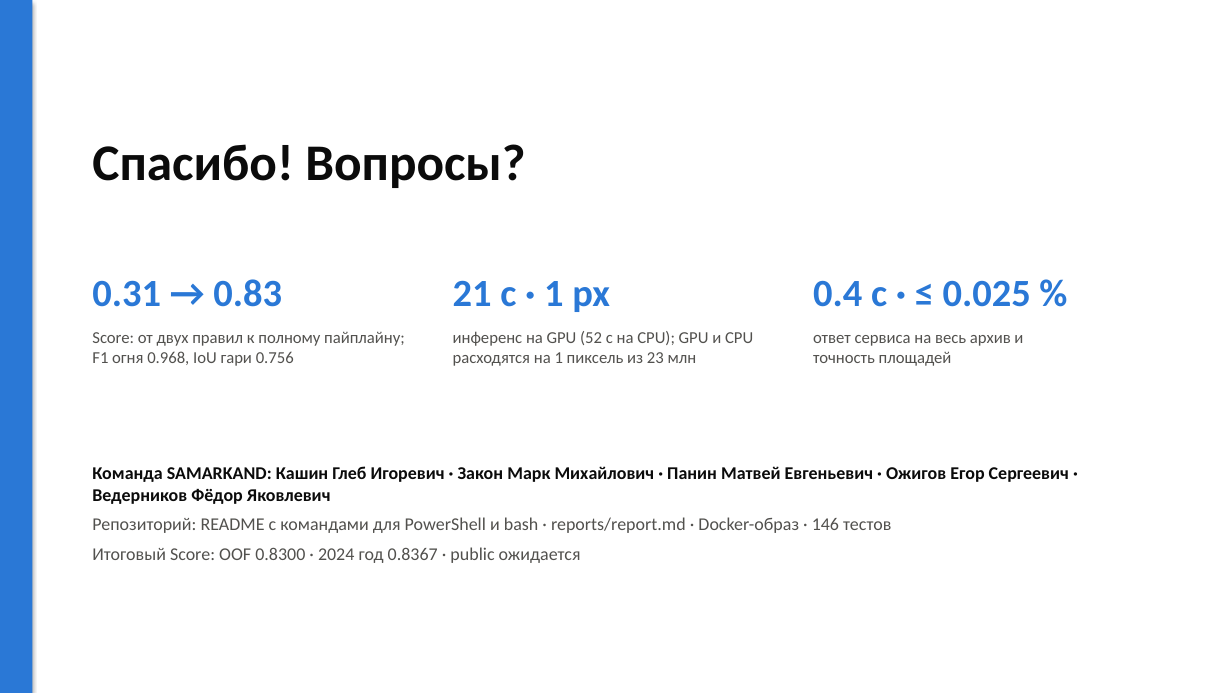
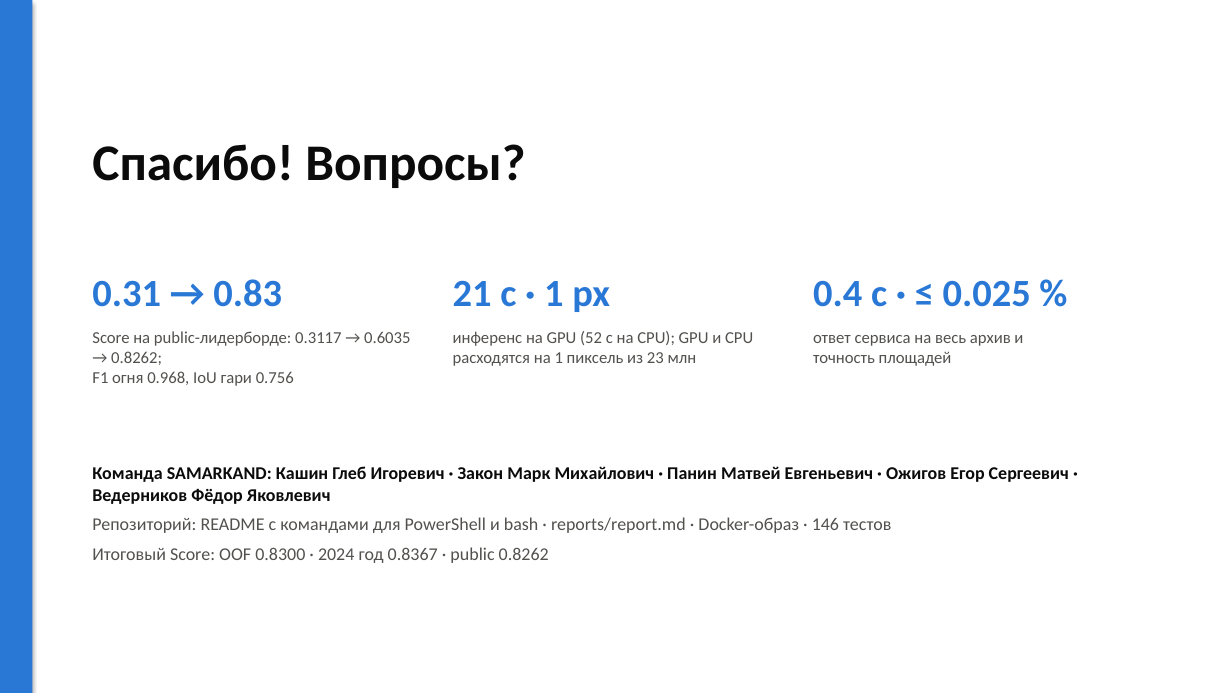
Before and after one commit to shttrkk/kosmowinsamarkand, a slide deck: slide 12 of presentation/deck.pptx. Drawn at 1232x693 pixels with LibreOffice and Linux fonts; fonts in the diff are those of the drawing. Boxes give left, top, right and bottom in pixels: in the first picture for what was removed or moved away, otherwise in the second. Text is boxed around its words. In the diff, an @@ line names an element or a change of style, - is before the commit and + after.

Commit message:
report: public scores v3/v4

```diff
--- a/presentation/deck.pptx
+++ b/presentation/deck.pptx
@@ text at (92, 331, 410, 386): text changed @@
-Score: от двух правил к полному пайплайну;
-F1 огня 0.968, IoU гари 0.756
+Score на public-лидерборде: 0.3117 → 0.6035 → 0.8262;
+F1 огня 0.968, IoU гари 0.756
@@ text at (92, 547, 549, 563): text changed @@
-Итоговый Score: OOF 0.8300 · 2024 год 0.8367 · public ожидается
+Итоговый Score: OOF 0.8300 · 2024 год 0.8367 · public 0.8262
```
Also in this commit, not shown: 1 other slide changed, 13 other files.
